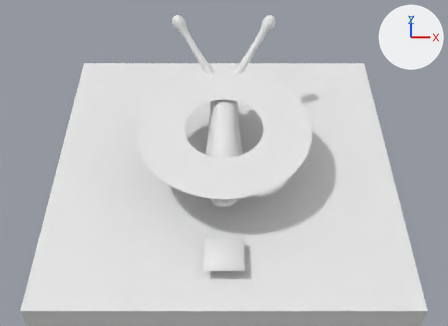
What one commit did to the Blender file Snail.blend.
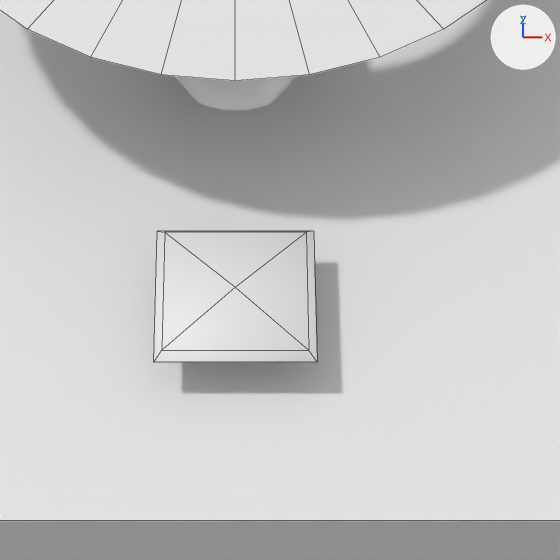
Each version appears first from a 50 mm camera at (0.0, -26.0, 25.02) aimed at (0.0, -3.67, 1.9), and next in a close-up on the part from 37% to 68% of the width and 55% to 99% of the height. Every picture has the same lights, and +X, +Y and +Z are marked at upper right. The close-ups show mesh edges as thin lines. Materials are left out; every surface is plain grey.

Names of what the first close-up shows: 'Body', 'Cube', 'Shockwave', 'Trail'.
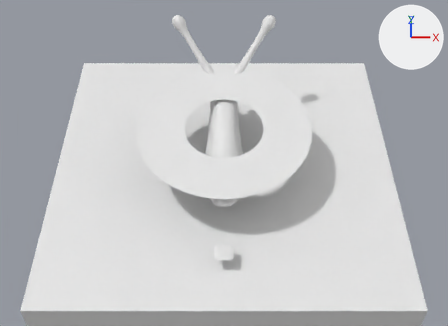
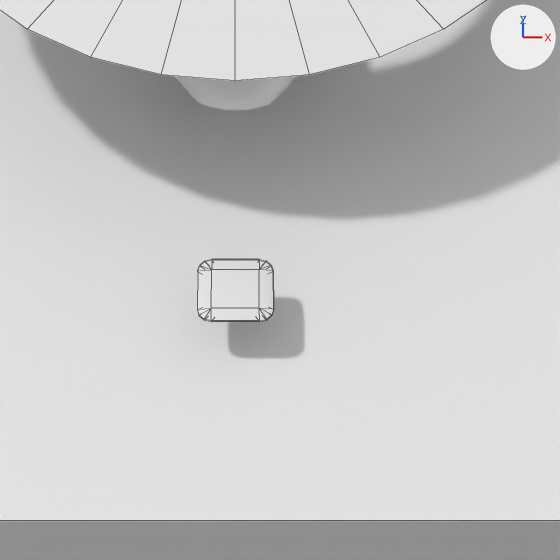
Patch to the scene script:
```diff
--- a/Snail.blend.py
+++ b/Snail.blend.py
@@ me_cube_003 @@
 # used by ob_trail; location = (0.0, -7.0, -1.3); scale = (0.831, 0.831, 0.831)
-me_cube_003.from_pydata(...)  # 9 vertices, 8 faces; spans x -1.26..1.26, y -1.26..1.26, z -0.12..0.09
+me_cube_003.from_pydata(...)  # 37 vertices, 49 faces; spans x -0.56..0.56, y -0.56..0.56, z 0.0..0.2
+# me_cube_003 part 1: the whole mesh is rebuilt
@@ ob_trail @@
 ob_trail.location = (0.0, -7.0, -1.3)
-ob_trail.scale = (0.831, 0.831, 0.831)
+ob_trail.scale = (0.892, 0.875, 0.202)
```

Location of each change, (x1, y1, x2, y2) in pixels of the close-ups (560 x 560 px):
'Trail', reshaped, rescaled (52% narrower, 52% shorter)
    before: (154, 231, 317, 362)
    after: (197, 259, 274, 322)
